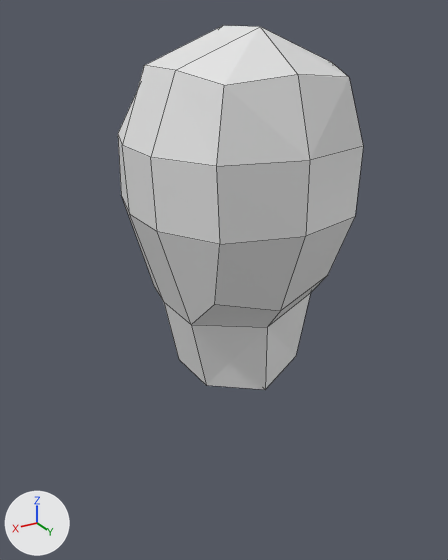
The Blender file low poly character.blend: old version first, new version second.
One viewpoint serves both versions: a 50 mm camera at (3.25, 5.12, 1.45) aimed at (0.09, -0.15, -1.18). Arrows for +X, +Y and +Z are at lower left; the lights stay in place. Mesh edges are drawn as thin lines.
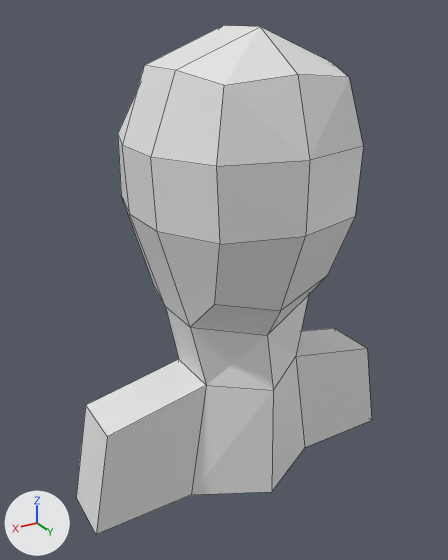
Commit message: create shoulder

Patch to the scene script:
```diff
--- a/low poly character.blend.py
+++ b/low poly character.blend.py
@@ me_cube_001 @@
 # used by ob_cube; location = (0.0, 0.0, 0.0)
-me_cube_001.from_pydata(...)  # 32 vertices, 24 faces; spans x 0.0..1.09, y -1.39..1.08, z -2.21..1.35
+me_cube_001.from_pydata(...)  # 40 vertices, 31 faces; spans x 0.0..1.89, y -1.39..1.08, z -3.45..1.35
+# me_cube_001 part 1
+# 1 face is deleted
+# 4 vertices move from x 0.0..0.74, y -0.31..0.54, z -2.21..-1.35 to x 0.0..0.74, y -0.28..0.69, z -2.13..-1.39
+# 8 vertices are added at x 0.0..1.89, y -0.75..0.73, z -3.45..-2.32
+# 8 new faces join them
```

Pixel boxes (x1, y1, x2, y2) of what changed, in the pictures (448 x 560 px):
'Cube', reshaped (21% wider, 39% taller)
    before: (118, 25, 363, 390)
    after: (76, 25, 372, 534)
part 1 of me_cube_001, built on
    before: (122, 198, 327, 390)
    after: (76, 198, 372, 534)
